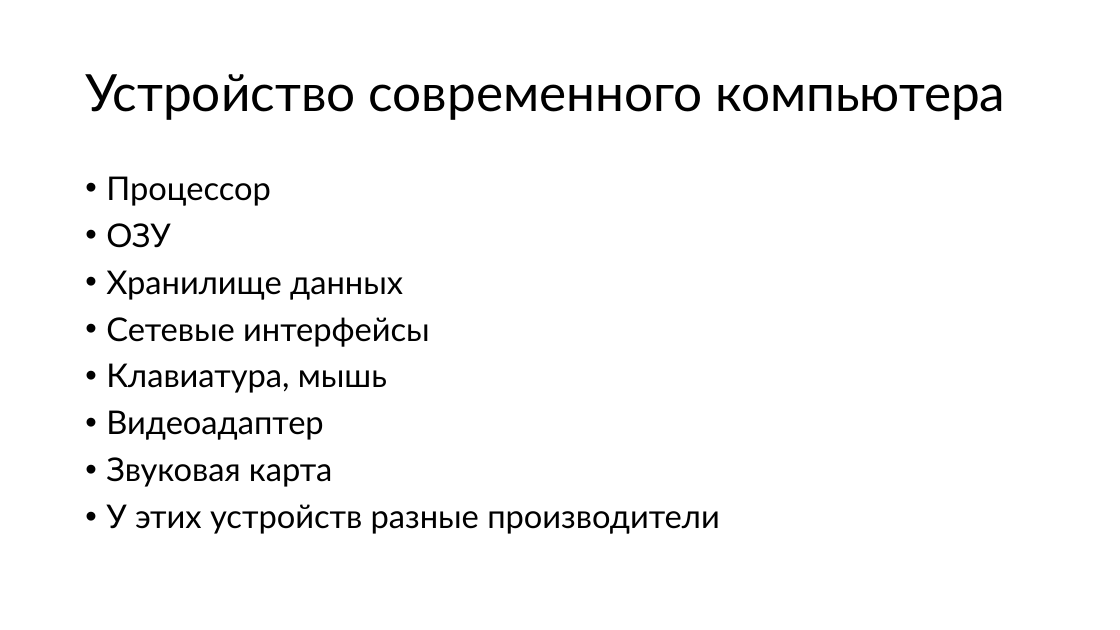
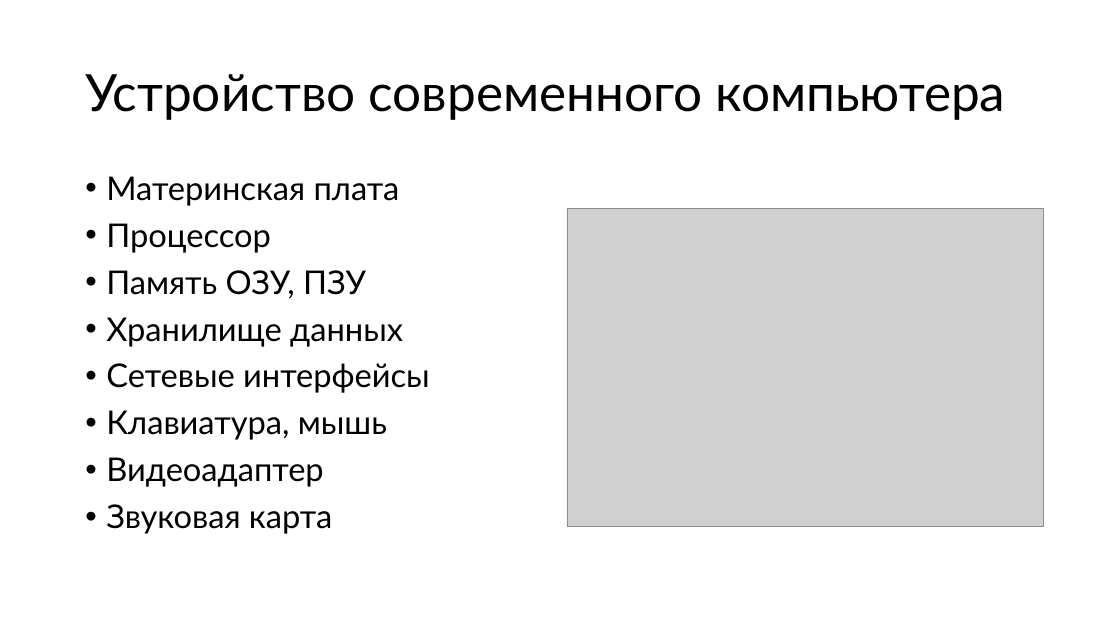
Before and after one commit to alexey-malov/os-course, a slide deck: slide 4 of lectures/01/Введение в ОС.pptx. Drawn at 1120x630 pixels with LibreOffice and Linux fonts; fonts in the diff are those of the drawing; grey boxes stand for pictures. Boxes give left, top, right and bottom in pixels: in the first picture for what was removed or moved away, otherwise in the second. Text is boxed around its words. In the diff, an @@ line names an element or a change of style, - is before the commit and + after.

```diff
--- a/lectures/01/Введение в ОС.pptx
+++ b/lectures/01/Введение в ОС.pptx
@@ text at (106,176,400,206): paragraph added @@
+• Материнская плата
@@ picture added at (567,209,1044,527) @@
@@ text at (106,270,366,298): text changed @@
-• ОЗУ
+• Память ОЗУ, ПЗУ
@@ text at (106,504,720,534): paragraph removed @@
-• У этих устройств разные производители
```
Also in this commit, not shown: 17 other slides changed, 1 slide added.
